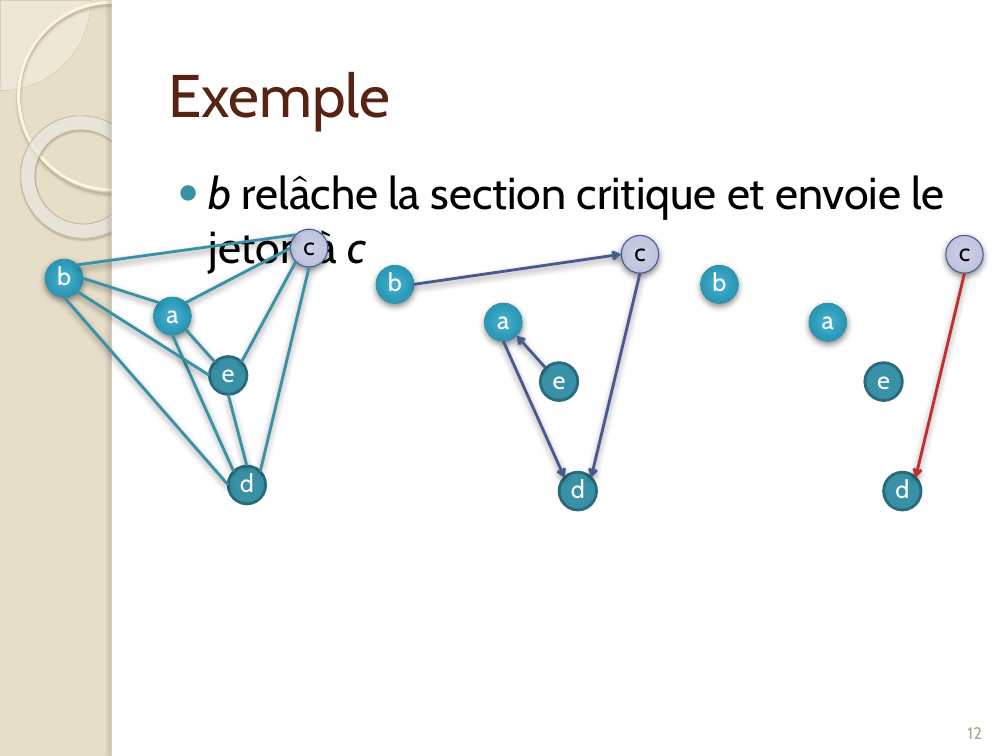
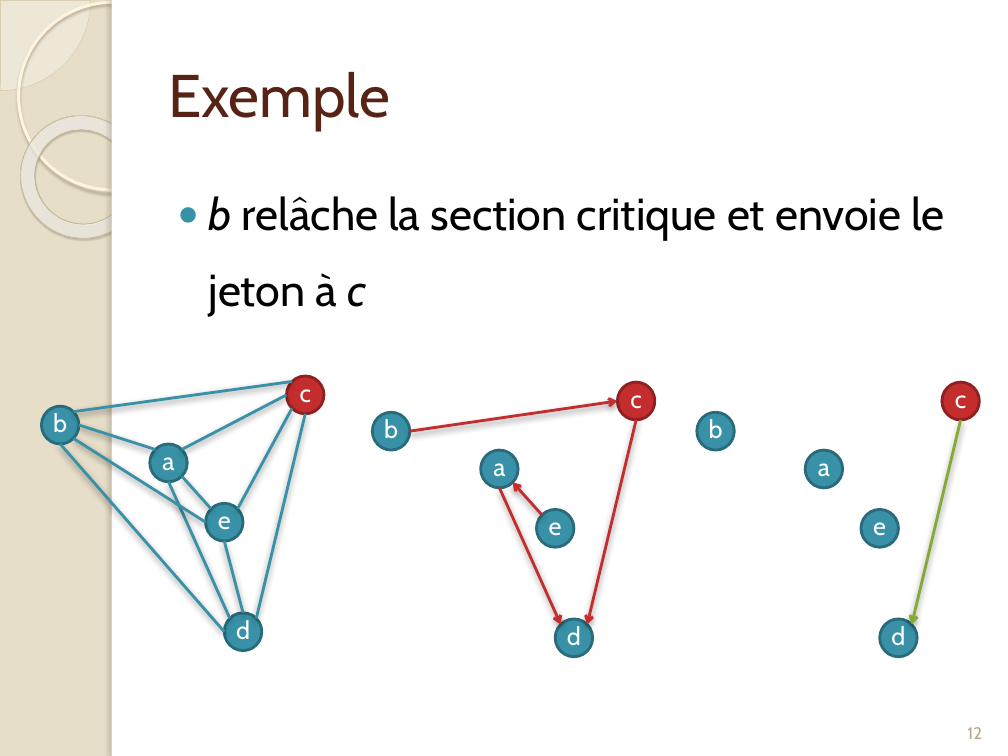
Before and after one commit to Origraena/moca, a slide deck: slide 13 of fmin212/Presentation/presAlgoDist.pptx. Drawn at 1008x756 pixels with LibreOffice and Linux fonts; fonts in the diff are those of the drawing. Boxes give left, top, right and bottom in pixels: in the first picture for what was removed or moved away, otherwise in the second. Text is boxed around its words. In the diff, an @@ line names an element or a change of style, - is before the commit and + after.

```diff
--- a/fmin212/Presentation/presAlgoDist.pptx
+++ b/fmin212/Presentation/presAlgoDist.pptx
@@ text "b relâche la section critique ..." at (209, 196, 944, 316): line spacing 1 to 1.4 @@
@@ text colour #000000 to #FFFFFF; fill gradient #CFD3E7 to #C3C9E2 to #AFB8DA to #A8B2DA to #C32D2E; outline #475A8D 0.75 pt to #902122 2 pt; shadow off in 3 elements at (618, 382, 655, 420), (941, 382, 979, 420), (286, 376, 324, 414) @@
@@ arrow (618, 401) - (410, 431): stroke #475A8D 2 pt to #C32D2E 2 pt @@
@@ fill gradient #45ACCC to #45ACCB to #2B9AB9 to #1C8AA7 to #0E89A7 to #3891A7; outline #3891A7 0.75 pt to #296B7C 2 pt; shadow off in 6 elements at (150, 444, 187, 482), (41, 406, 79, 445), (481, 451, 518, 489), (372, 412, 409, 451), (805, 451, 843, 489), (697, 412, 734, 451) @@
@@ arrow (636, 420) - (588, 625): stroke #475A8D 2 pt to #C32D2E 2 pt @@
@@ arrow (911, 625) - (961, 420): stroke #C32D2E 2 pt to #84AA33 2 pt @@
@@ ellipse "a": place and size @@
-ellipse "a" at (485, 303, 522, 342)
+ellipse "a" at (481, 451, 518, 489)
@@ ellipse "a": place and size @@
-ellipse "a" at (809, 303, 847, 342)
+ellipse "a" at (805, 451, 843, 489)
@@ arrow (499, 488) - (560, 625): stroke #475A8D 2 pt to #C32D2E 2 pt @@
@@ 13 ellipses, 10 lines, 5 arrows: place and size @@
-13 ellipses, 10 lines, 5 arrows at (45, 229, 983, 510)
+13 ellipses, 10 lines, 5 arrows at (41, 376, 979, 657)
@@ arrow (513, 483) - (542, 515): stroke #475A8D 2 pt to #C32D2E 2 pt @@
```
Also in this commit, not shown: 16 other slides changed, 11 slides added, 2 other files.
